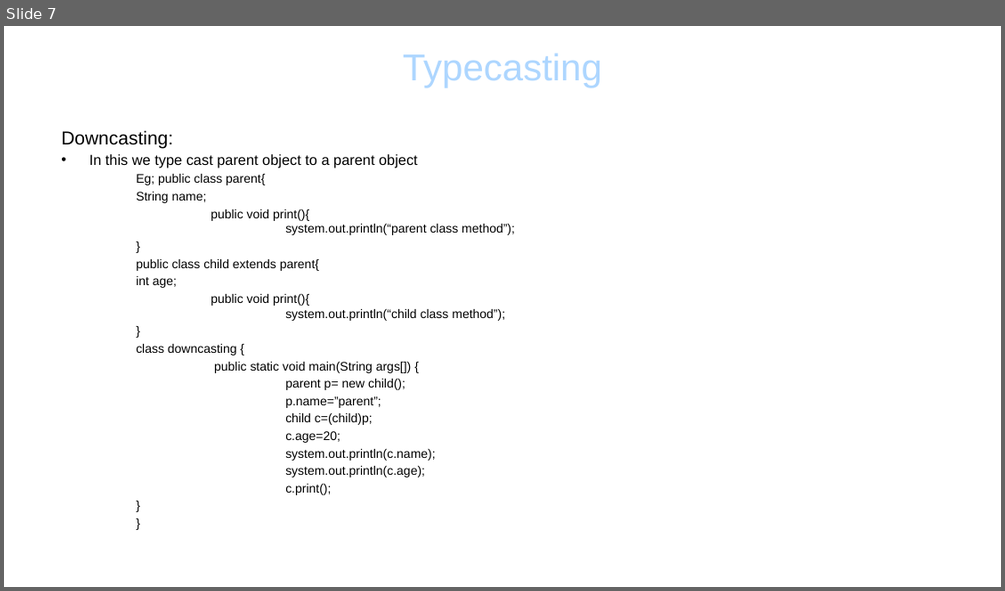
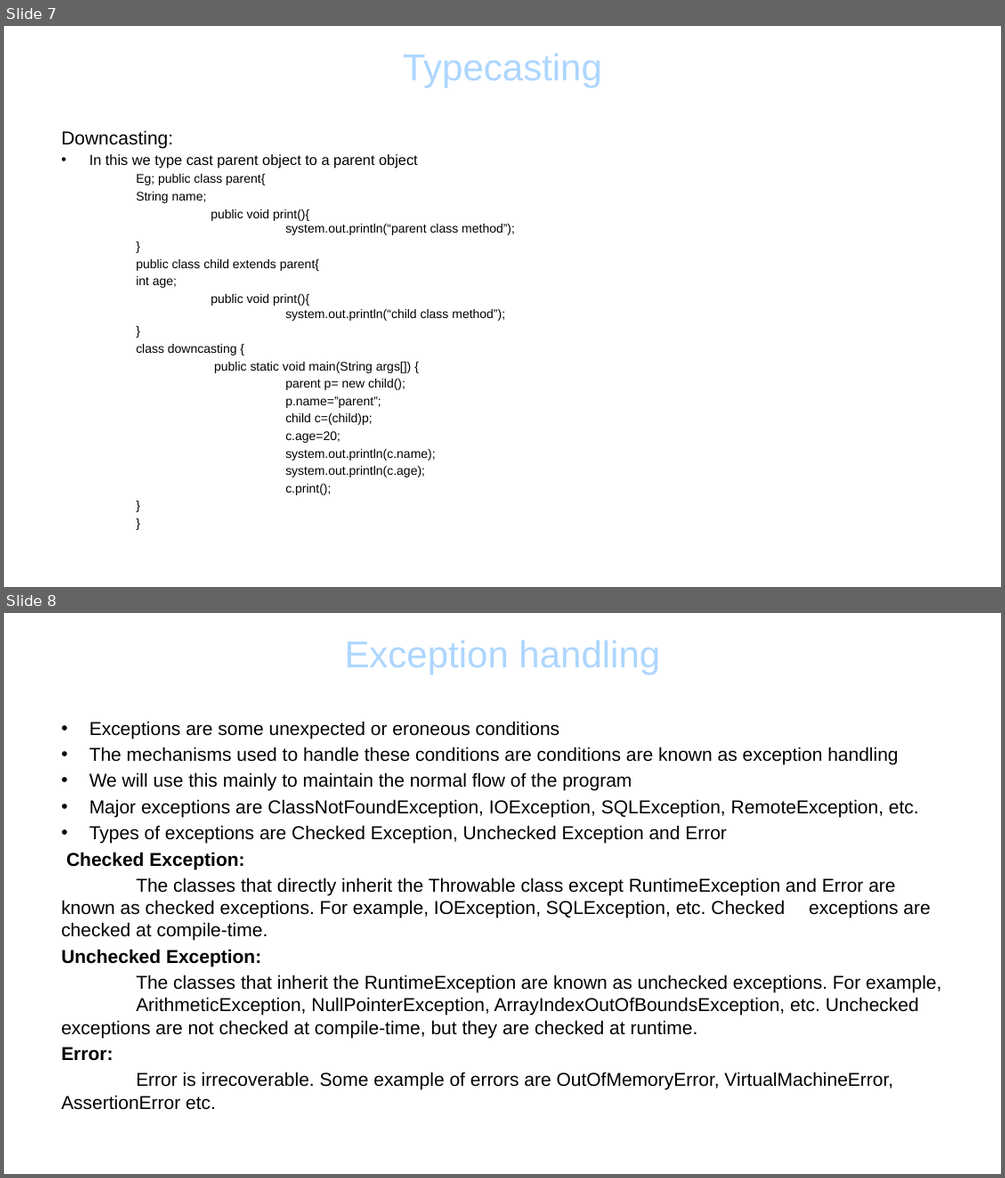
Before and after one commit to lanceqa81/Notes, a slide deck: ADVANCED JAVA.pptx. Shown one above the other, each under a label of ours: slide 7 before the commit, slides 7 and 8 after it. The pictures are 1005x591 and 1005x1178 pixels, drawn with LibreOffice and Linux fonts; fonts in the diff are those of the drawing; background and template pictures are left out. Boxes give left, top, right and bottom in pixels: in the first picture for what was removed or moved away, otherwise in the second. Text is boxed around its words. In the diff, an @@ line names an element or a change of style, - is before the commit and + after.

```diff
--- a/ADVANCED JAVA.pptx
+++ b/ADVANCED JAVA.pptx
@@ slide 8 added at (4, 613, 1001, 1174), background picture (left out) @@
@@ title added at (345, 641, 660, 674), 36 pt, text #ADD6FF @@
+Exception handling
@@ text added at (61, 721, 941, 1110), 18 pt, text #000000 @@
+• Exceptions are some unexpected or eroneous conditions
+• The mechanisms used to handle these conditions are conditions are known as exception handling
+• We will use this mainly to maintain the normal flow of the program
+• Major exceptions are ClassNotFoundException, IOException, SQLException, RemoteException, etc.
+• Types of exceptions are Checked Exception, Unchecked Exception and Error
+Checked Exception:
+The classes that directly inherit the Throwable class except RuntimeException and Error are known as checked exceptions. For example, IOException, SQLException, etc. Checked exceptions are checked at compile-time.
+Unchecked Exception:
+The classes that inherit the RuntimeException are known as unchecked exceptions. For example, ArithmeticException, NullPointerException, ArrayIndexOutOfBoundsException, etc. Unchecked exceptions are not checked at compile-time, but they are checked at runtime.
+Error:
+Error is irrecoverable. Some example of errors are OutOfMemoryError, VirtualMachineError, AssertionError etc.
```
Also in this commit, not shown: 2 slides changed, 2 other slides added.
